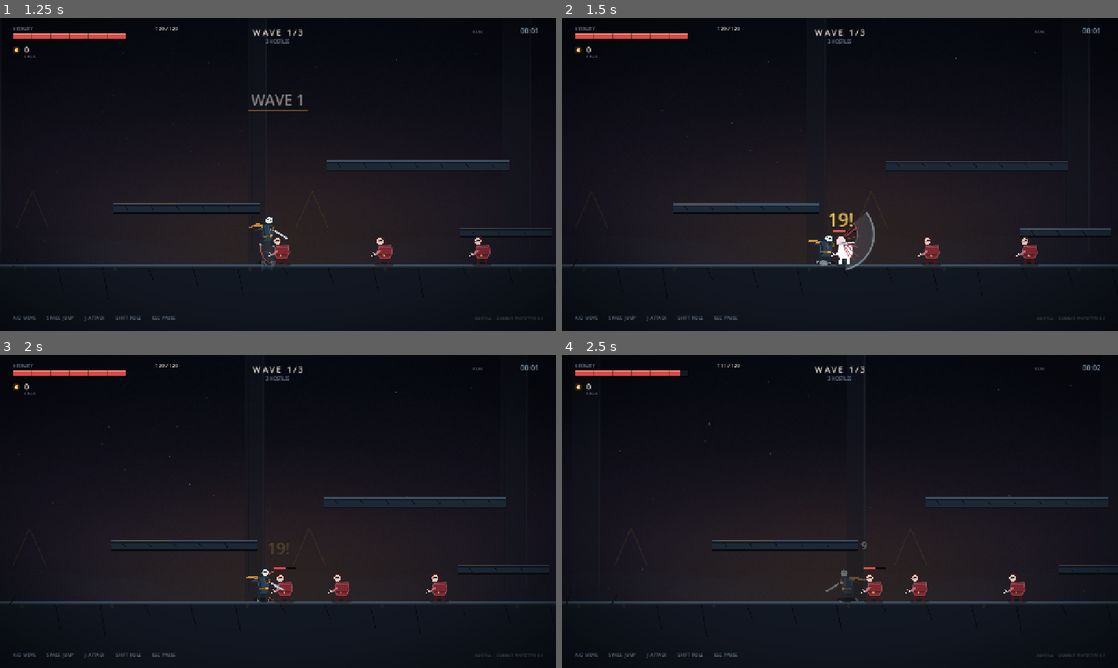
Above: before the commit, frames 1-4 (two rows, left to right).
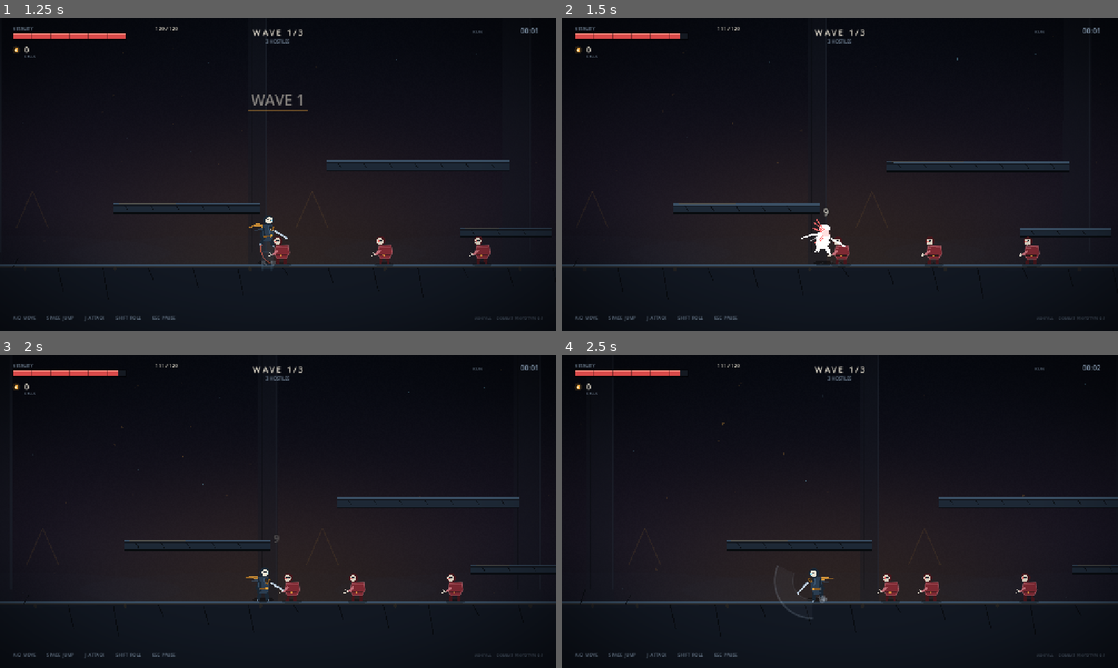
Above: after the commit, the same moments.

Repository: ShadowTheDP/Ashfall
Game: Godot game, scene res://scenes/main.tscn
The game is run twice, just before and just after one commit, with the same random seed, the same clock (stepped at 60 frames per second) and the same inputs.
Inputs (mouse positions are in pixels of both pictures, inside the frame that each line leads up to):
- Up to frame 1 (1.25 s): tap Enter at 0.5 s; move the mouse to (400, 158) at 0.52 s; hold D (move_right) from 0.53 s (still down); tap J (attack) at 0.6 s; click (400, 158) at 0.67 s; tap Space (jump) at 0.77, 1.07 s; tap Shift (roll) at 0.8 s
- Up to frame 2 (1.5 s): release D (move_right) at 1.25 s; drag from (728, 190) to (851, 227) at 1.27 s
- Up to frame 3 (2 s): no input
- Up to frame 4 (2.5 s): move the mouse to (895, 442) at 2.02 s; hold A (move_left) from 2.03 s (still down); tap Space (jump) at 2.1 s; click (895, 442) at 2.17 s; tap J (attack) at 2.3 s

Frame 1 is identical in both runs. In frame 2, 1.6% of the frame differs, in the area x 2-95%, y 2-81%; in frame 3, 1.3%; in frame 4, 1.6%.

Commit message:
Keyboard-only controls and play launcher

Diff:
--- a/scripts/autoload/game.gd
+++ b/scripts/autoload/game.gd
@@ -120,15 +120,18 @@
 			event.physical_keycode = key
 			InputMap.action_add_event(action, event)
 
-	var mouse := InputEventMouseButton.new()
-	mouse.button_index = MOUSE_BUTTON_LEFT
-	InputMap.action_add_event("attack", mouse)
+	var joy_buttons := {
+		"jump": JOY_BUTTON_A,
+		"attack": JOY_BUTTON_X,
+		"roll": JOY_BUTTON_B,
+		"pause": JOY_BUTTON_START,
+		"restart": JOY_BUTTON_BACK,
+	}
+	for action in joy_buttons:
+		_joy(action, joy_buttons[action])
 
-	_joy("jump", JOY_BUTTON_A)
-	_joy("attack", JOY_BUTTON_X)
-	_joy("roll", JOY_BUTTON_B)
-	_joy("pause", JOY_BUTTON_START)
-	_joy("restart", JOY_BUTTON_BACK)
+	# Keyboard-only guarantee: every action above has a key binding and the
+	# game never requires a mouse. Do not add mouse-only actions.
 
 
 func _joy(action: String, button: int) -> void:
Not shown, changed: Changing Description.txt
Not shown, changed: AGENTS.md
Not shown, changed: MEMORY.md
Not shown, added: play.bat
